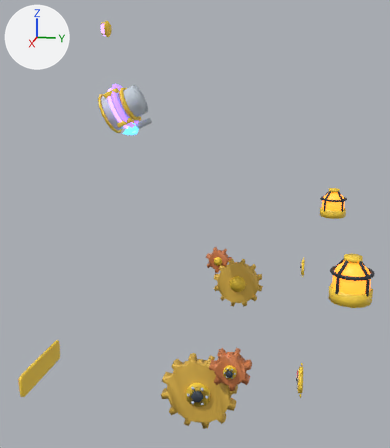
A saved change to the FBX model store-assets/buildings/FlamethrowerTurret/fbx/FlamethrowerTurret_T5_Upgrades.fbx.
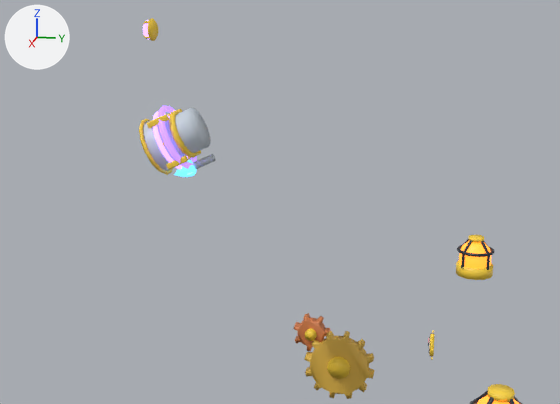
There are two pictures of each version: one whole from a 50 mm camera at (15.78, 2.85, 9.79) aimed at (-0.07, -0.32, 5.83), one close up from a 50 mm camera at (15.38, 2.83, 11.91) aimed at (-0.24, -0.3, 8.0). Arrows for +X, +Y and +Z are at upper left; the lights stay in place. The older version's two pictures come first. Vertices at exactly the same position are counted once.

Names of what the first close-up shows: 'FlamethrowerTurretT5U1Nozzle', 'FlamethrowerTurretT5U2Lamp1', 'FlamethrowerTurretT5U2Lamp2', 'FlamethrowerTurretT5U2Lamp2Glow', 'FlamethrowerTurretT5U2PilotGlow', 'FlamethrowerTurretT5U3Gear2Big', 'FlamethrowerTurretT5U3Gear2Small', 'FlamethrowerTurretT5U5CrownGem', 'FlamethrowerTurretT5U5CrownGemGlow', 'FlamethrowerTurretT5U5Plasma', 'FlamethrowerTurretT5U5PlasmaGlow' and 3 more.
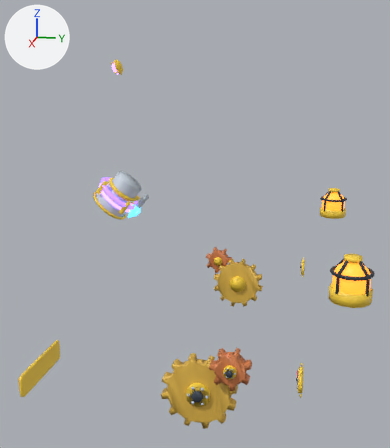
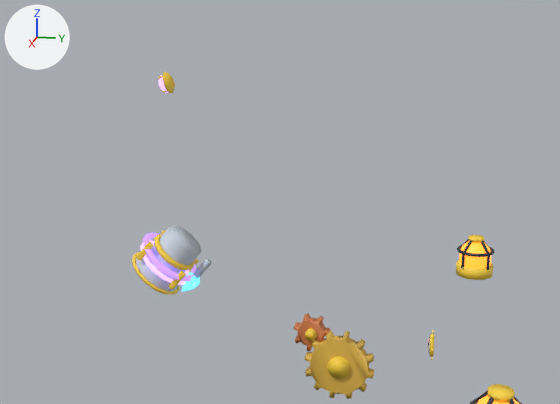
Where the change shows, as pixel boxes [x1, y1, x2, y2] in the close-ups (560 x 404 px; the box of a moved part takes in the faces that stretch with it):
'FlamethrowerTurretT5U1Nozzle', moved, turned: before [139, 108, 210, 175]; after [132, 225, 201, 294]
'FlamethrowerTurretT5U5PlasmaGlow', moved, turned: before [153, 105, 197, 169]; after [140, 233, 196, 285]
'FlamethrowerTurretT5U5Plasma', reshaped (16% wider): before [147, 109, 201, 170]; after [136, 230, 199, 290]
'FlamethrowerTurretT5U5CrownGem', reshaped (12% wider, 8% shorter): before [143, 18, 158, 41]; after [158, 72, 175, 93]
'FlamethrowerTurretT5U2PilotGlow', moved, turned: before [174, 160, 197, 177]; after [182, 272, 200, 292]
'FlamethrowerTurretT5U5CrownGemGlow', moved, turned: before [143, 20, 150, 40]; after [158, 75, 168, 93]
part 1 of me_flamethrowerturrett5u5plasma_001, added: after [136, 230, 199, 290]
part 2 of me_flamethrowerturrett5u5plasma_001, deleted: before [147, 109, 182, 128]
part 3 of me_flamethrowerturrett5u5plasma_001, deleted: before [166, 150, 201, 170]
part 5 of me_flamethrowerturrett5u5crowngem_001, moved or reshaped: before [148, 18, 158, 41]; after [163, 72, 175, 93]

Diff of the bpy script that builds the scene:
```diff
--- a/store-assets/buildings/FlamethrowerTurret/fbx/FlamethrowerTurret_T5_Upgrades.fbx.py
+++ b/store-assets/buildings/FlamethrowerTurret/fbx/FlamethrowerTurret_T5_Upgrades.fbx.py
@@ me_flamethrowerturrett5u2pilotglow_001 @@
-me_flamethrowerturrett5u2pilotglow_001.from_pydata(...)  # 328 vertices, 360 faces; spans x -0.24..0.233, y -2.545..-2.046, z 8.498..8.867
+me_flamethrowerturrett5u2pilotglow_001.from_pydata(...)  # 328 vertices, 360 faces; spans x -0.24..0.233, y -2.453..-2.03, z 5.926..6.378
+# me_flamethrowerturrett5u2pilotglow_001 part 8: the whole mesh is turned 24.6 degrees about the x axis through its middle, then moved by (0.0, 0.009, -2.522)
 me_flamethrowerturrett5u2pilotglow_001.materials.append(mat_buildingpaletteglow)
@@ me_flamethrowerturrett5u5plasma_001 @@
-me_flamethrowerturrett5u5plasma_001.from_pydata(...)  # 288 vertices, 320 faces; spans x -0.526..0.526, y -2.908..-2.076, z 8.757..9.885
+me_flamethrowerturrett5u5plasma_001.from_pydata(...)  # 288 vertices, 320 faces; spans x -0.526..0.526, y -3.267..-2.194, z 6.154..7.165
+# me_flamethrowerturrett5u5plasma_001 part 1: 288 vertices added at x -0.526..0.526, y -3.267..-2.194, z 6.154..7.165
+# me_flamethrowerturrett5u5plasma_001 part 2: 144 vertices removed from x -0.526..0.526, y -2.908..-2.46, z 9.594..9.885
+# me_flamethrowerturrett5u5plasma_001 part 3: 144 vertices removed from x -0.526..0.526, y -2.524..-2.076, z 8.757..9.048
 me_flamethrowerturrett5u5plasma_001.materials.append(mat_buildingpalette)
@@ me_flamethrowerturrett5u5crowngemglow_001 @@
-me_flamethrowerturrett5u5crowngemglow_001.from_pydata(...)  # 34 vertices, 40 faces; spans x -0.2..0.2, y -3.068..-2.835, z 11.341..11.741
+me_flamethrowerturrett5u5crowngemglow_001.from_pydata(...)  # 34 vertices, 40 faces; spans x -0.2..0.2, y -2.787..-2.536, z 10.262..10.644
+# me_flamethrowerturrett5u5crowngemglow_001 part 7: the whole mesh is turned 16 degrees about the x axis through its middle, then moved by (0.0, 0.304, -1.079)
 me_flamethrowerturrett5u5crowngemglow_001.materials.append(mat_buildingpaletteglow)
@@ me_flamethrowerturrett5u1nozzle_001 @@
-me_flamethrowerturrett5u1nozzle_001.from_pydata(...)  # 318 vertices, 368 faces; spans x -0.642..0.642, y -3.187..-1.756, z 8.567..9.975
+me_flamethrowerturrett5u1nozzle_001.from_pydata(...)  # 318 vertices, 368 faces; spans x -0.642..0.642, y -3.499..-2.0, z 5.901..7.407
+# me_flamethrowerturrett5u1nozzle_001 part 6: the whole mesh is turned 24.6 degrees about the x axis through its middle, then moved by (0.0, -0.22, -2.649)
 me_flamethrowerturrett5u1nozzle_001.materials.append(mat_buildingpalette)
@@ me_flamethrowerturrett5u5crowngem_001 @@
-me_flamethrowerturrett5u5crowngem_001.from_pydata(...)  # 122 vertices, 144 faces; spans x -0.23..0.23, y -3.048..-2.811, z 11.313..11.773
+me_flamethrowerturrett5u5crowngem_001.from_pydata(...)  # 122 vertices, 144 faces; spans x -0.23..0.23, y -2.772..-2.475, z 10.263..10.702
+# me_flamethrowerturrett5u5crowngem_001 part 5: the loose piece of 50 vertices spanning x -0.23..0.23, y -2.919..-2.811, z 11.313..11.773 is turned 16 degrees about the x axis through its middle, then moved by (0.0, 0.3, -1.055)
+# other edits to the shape of me_flamethrowerturrett5u5crowngem_001 do not show in these pictures
 me_flamethrowerturrett5u5crowngem_001.materials.append(mat_buildingpalette)
@@ me_flamethrowerturrett5u5plasmaglow_001 @@
-me_flamethrowerturrett5u5plasmaglow_001.from_pydata(...)  # 128 vertices, 128 faces; spans x -0.725..0.725, y -2.891..-2.085, z 8.674..10.011
+me_flamethrowerturrett5u5plasmaglow_001.from_pydata(...)  # 128 vertices, 128 faces; spans x -0.725..0.725, y -3.302..-2.132, z 6.141..7.197
+# me_flamethrowerturrett5u5plasmaglow_001 part 4: the whole mesh is turned 24.6 degrees about the x axis through its middle, then moved by (0.0, -0.248, -2.662)
 me_flamethrowerturrett5u5plasmaglow_001.materials.append(mat_buildingpaletteglow)
```
